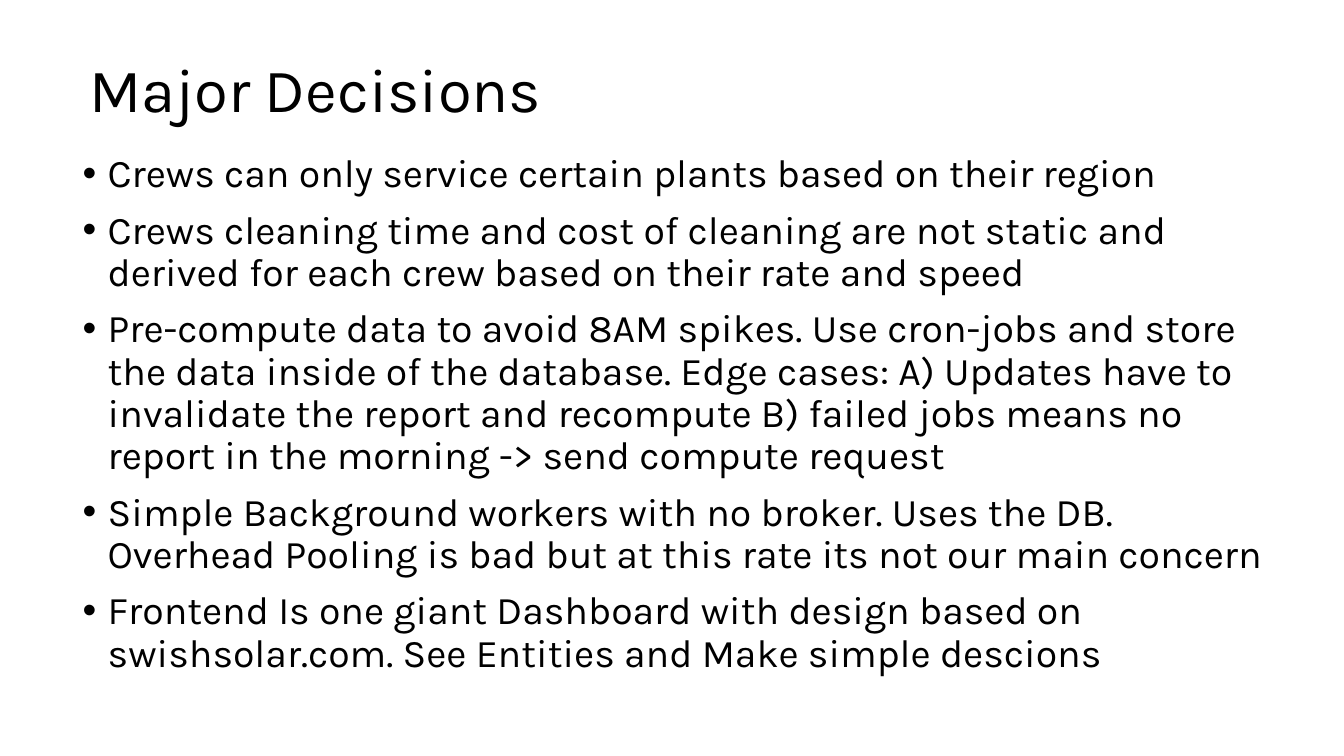
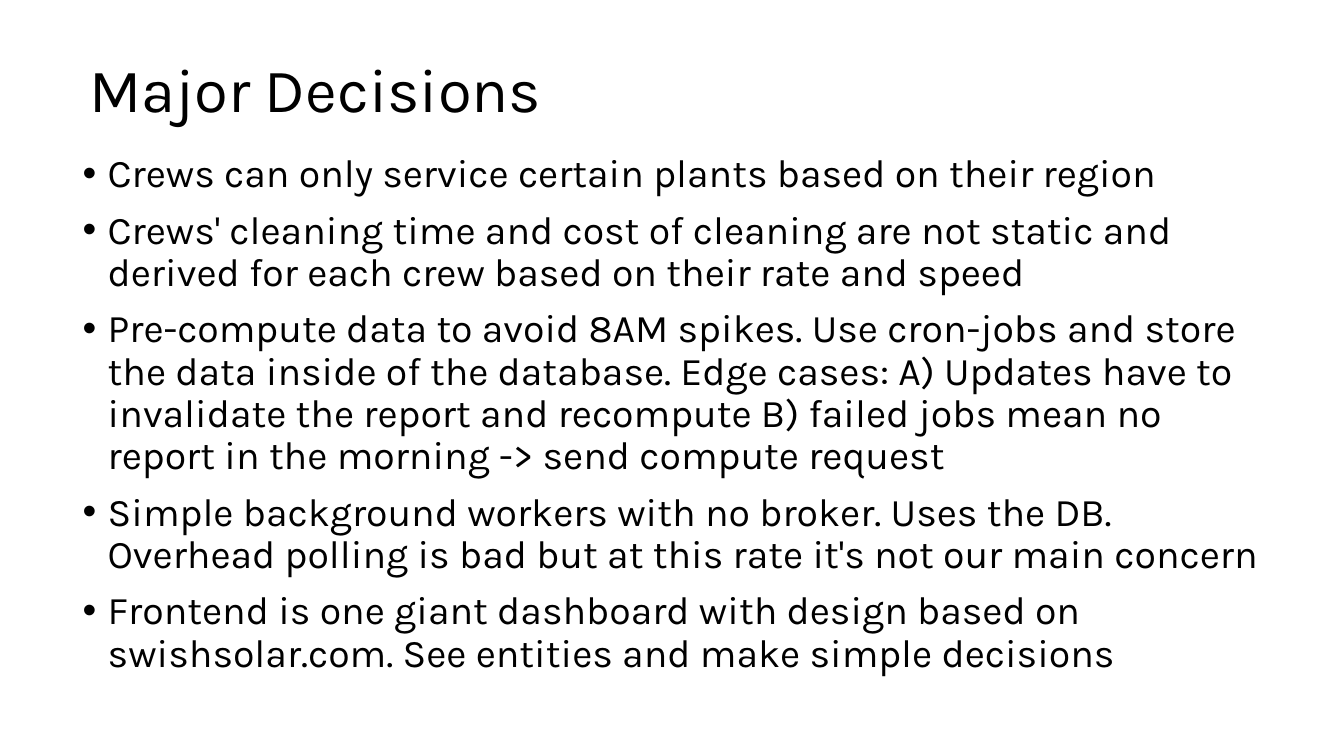
Before and after one commit to Arvin132/SS_takehome, a slide deck: slide 3 of Swish Solar Take home assessment, Interview stage.pptx. Drawn at 1344x756 pixels with LibreOffice and Linux fonts; fonts in the diff are those of the drawing. Boxes give left, top, right and bottom in pixels: in the first picture for what was removed or moved away, otherwise in the second. Text is boxed around its words. In the diff, an @@ line names an element or a change of style, - is before the commit and + after.

```diff
--- a/Swish Solar Take home assessment, Interview stage.pptx
+++ b/Swish Solar Take home assessment, Interview stage.pptx
@@ text at [108,217,1257,677]: text changed @@
-• Crews cleaning time and cost of cleaning are not static and derived for each crew based on their rate and speed
-• Pre-compute data to avoid 8AM spikes. Use cron-jobs and store the data inside of the database. Edge cases: A) Updates have to invalidate the report and recompute B) failed jobs means no report in the morning -> send compute request
-• Simple Background workers with no broker. Uses the DB. Overhead Pooling is bad but at this rate its not our main concern
-• Frontend Is one giant Dashboard with design based on swishsolar.com. See Entities and Make simple descions
+• Crews' cleaning time and cost of cleaning are not static and derived for each crew based on their rate and speed
+• Pre-compute data to avoid 8AM spikes. Use cron-jobs and store the data inside of the database. Edge cases: A) Updates have to invalidate the report and recompute B) failed jobs mean no report in the morning -> send compute request
+• Simple background workers with no broker. Uses the DB. Overhead polling is bad but at this rate it's not our main concern
+• Frontend is one giant dashboard with design based on swishsolar.com. See entities and make simple decisions
```
Also in this commit, not shown: 6 other slides changed, 1 other file.
